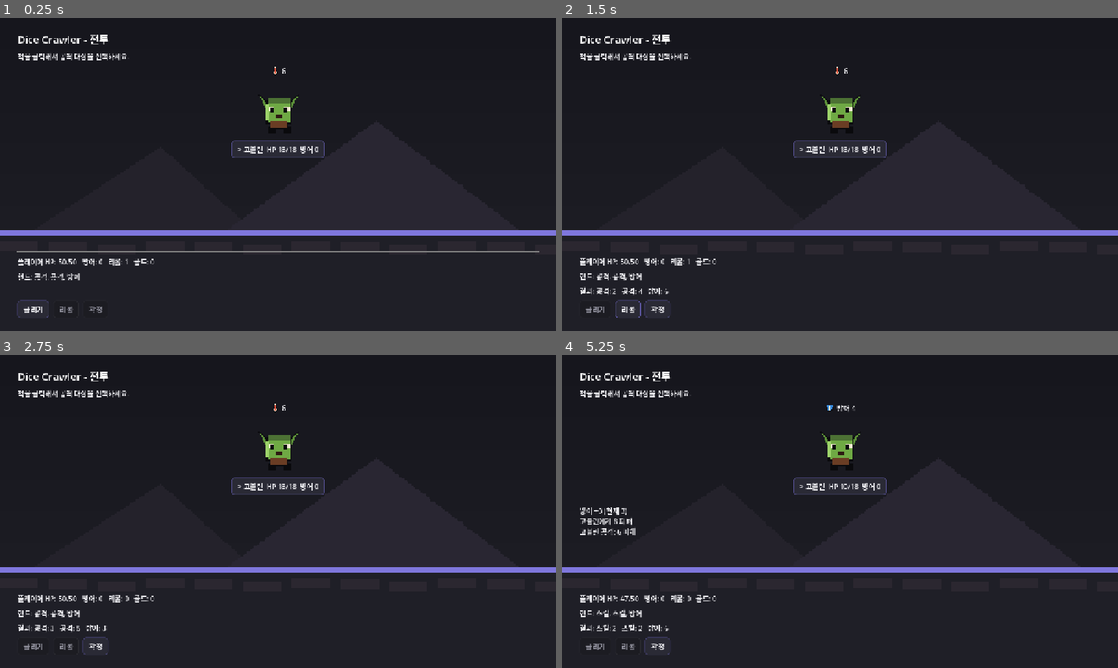
Above: before the commit, frames 1-4 (two rows, left to right).
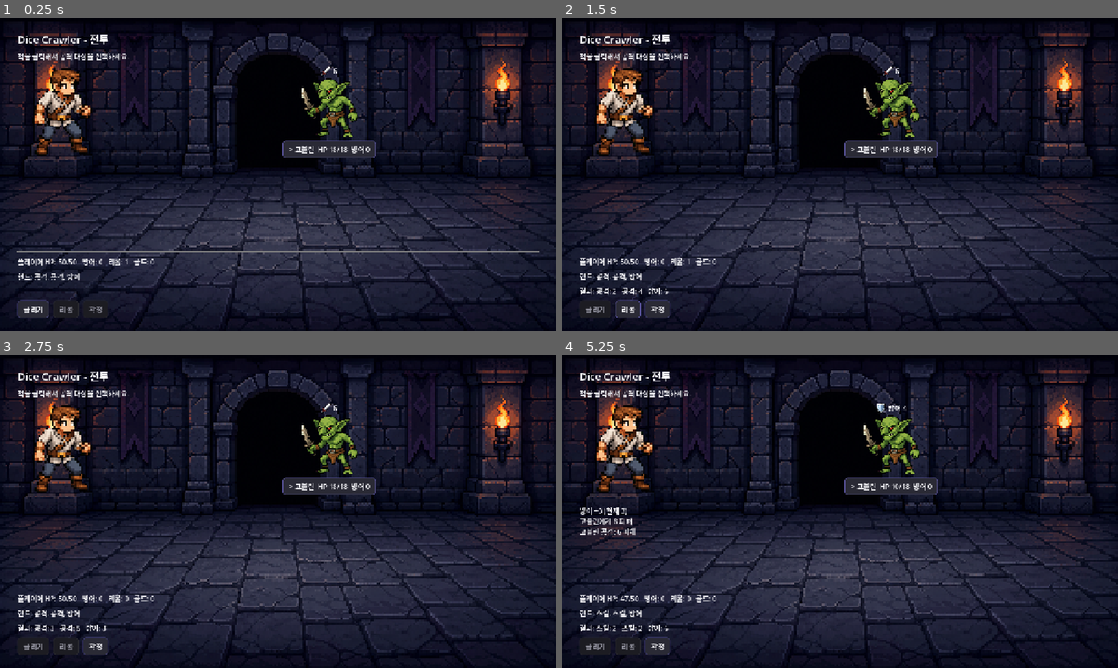
Above: after the commit, the same moments.

Repository: iamfreakin/Dice-Crawler
Game: Godot game, scene res://scenes/Battle.tscn
The game is run twice, just before and just after one commit, with the same random seed, the same clock (stepped at 60 frames per second) and the same inputs. This scene is started directly instead of the project's main scene.
Inputs:
- Up to frame 1 (0.25 s): no input
- Up to frame 2 (1.5 s): click "> 고블린 HP 18/18 방어 0" at 0.5 s; click "굴리기" at 1.25 s
- Up to frame 3 (2.75 s): click "리롤" at 2 s
- Up to frame 4 (5.25 s): click "확정" at 2.75 s; click "> 고블린 HP 10/18 방어 0" at 3.5 s; click "> 고블린 HP 10/18 방어 0" at 4.25 s; click "굴리기" at 5 s

The runs differ from the first frame. In frame 1, 31% of the frame differs, in the area x 0-100%, y 4-100%; in frame 2, 31%; in frame 3, 31%; in frame 4, 31%.

Commit message:
chore: 기본 창 크기 1920x1080로 확대 (디자인 기준 1280x720 유지)
- window_width/height_override 추가, canvas_items 스트레치로 균일 확대
- 에셋/레이아웃 코드는 그대로 (엔진이 1.5배 업스케일)
- 레퍼런스 시트 기준으로 실제 게임 파일을 교체

Diff:
--- a/project.godot
+++ b/project.godot
@@ -24,6 +24,8 @@
 
 window/size/viewport_width=1280
 window/size/viewport_height=720
+window/size/window_width_override=1920
+window/size/window_height_override=1080
 window/stretch/mode="canvas_items"
 window/stretch/aspect="expand"
 
--- a/scenes/Battle.tscn
+++ b/scenes/Battle.tscn
@@ -1,7 +1,8 @@
-[gd_scene load_steps=4 format=3]
+[gd_scene load_steps=5 format=3]
 
 [ext_resource type="Script" path="res://scripts/battle/BattleScreen.gd" id="1_battle"]
 [ext_resource type="Texture2D" path="res://assets/sprites/ui/bg_battle.png" id="2_bg"]
+[ext_resource type="Texture2D" path="res://assets/sprites/player/player.png" id="3_player"]
 
 [sub_resource type="LabelSettings" id="LabelSettings_title"]
 font_size = 24
@@ -48,8 +49,21 @@
 layout_mode = 2
 text = "적을 클릭해서 공격 대상을 선택하세요."
 
-[node name="EnemyBox" type="HBoxContainer" parent="Root"]
+[node name="Arena" type="HBoxContainer" parent="Root"]
 layout_mode = 2
+theme_override_constants/separation = 24
+alignment = 1
+
+[node name="PlayerSprite" type="TextureRect" parent="Root/Arena"]
+custom_minimum_size = Vector2(144, 144)
+layout_mode = 2
+texture = ExtResource("3_player")
+expand_mode = 3
+stretch_mode = 5
+
+[node name="EnemyBox" type="HBoxContainer" parent="Root/Arena"]
+layout_mode = 2
+size_flags_horizontal = 3
 theme_override_constants/separation = 24
 alignment = 1
 
--- a/scripts/battle/BattleScreen.gd
+++ b/scripts/battle/BattleScreen.gd
@@ -57,7 +57,7 @@
 
 
 func _bind_ui() -> void:
-	_enemy_box = $Root/EnemyBox as HBoxContainer
+	_enemy_box = $Root/Arena/EnemyBox as HBoxContainer
 	_log = $Root/Log as RichTextLabel
 	_player_label = $Root/PlayerLabel as Label
 	_hand_label = $Root/HandLabel as Label
Binary file changed: assets/sprites/dice/basic_attack.png
Binary file changed: assets/sprites/dice/basic_defense.png
Binary file changed: assets/sprites/dice/basic_skill.png
Binary file changed: assets/sprites/enemies/cave_bat.png
Binary file changed: assets/sprites/enemies/dragon_boss.png
Binary file changed: assets/sprites/enemies/goblin.png
Binary file changed: assets/sprites/enemies/orc_elite.png
Binary file changed: assets/sprites/faces/curse.png
Binary file changed: assets/sprites/faces/fire.png
Binary file changed: assets/sprites/faces/ice.png
Binary file changed: assets/sprites/faces/lightning.png
Binary file changed: assets/sprites/faces/reroll.png
(and 29 more such lines)
